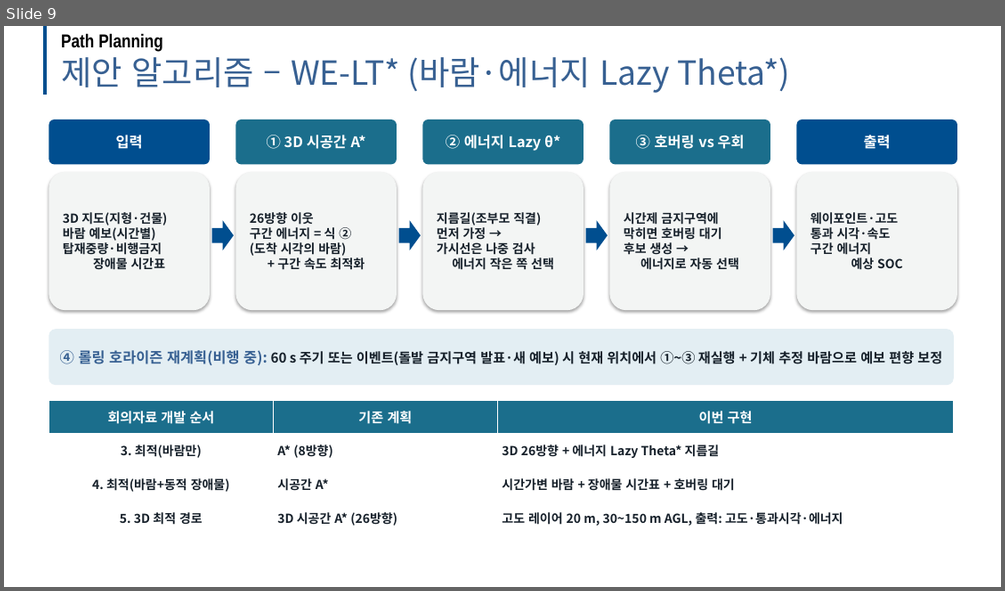
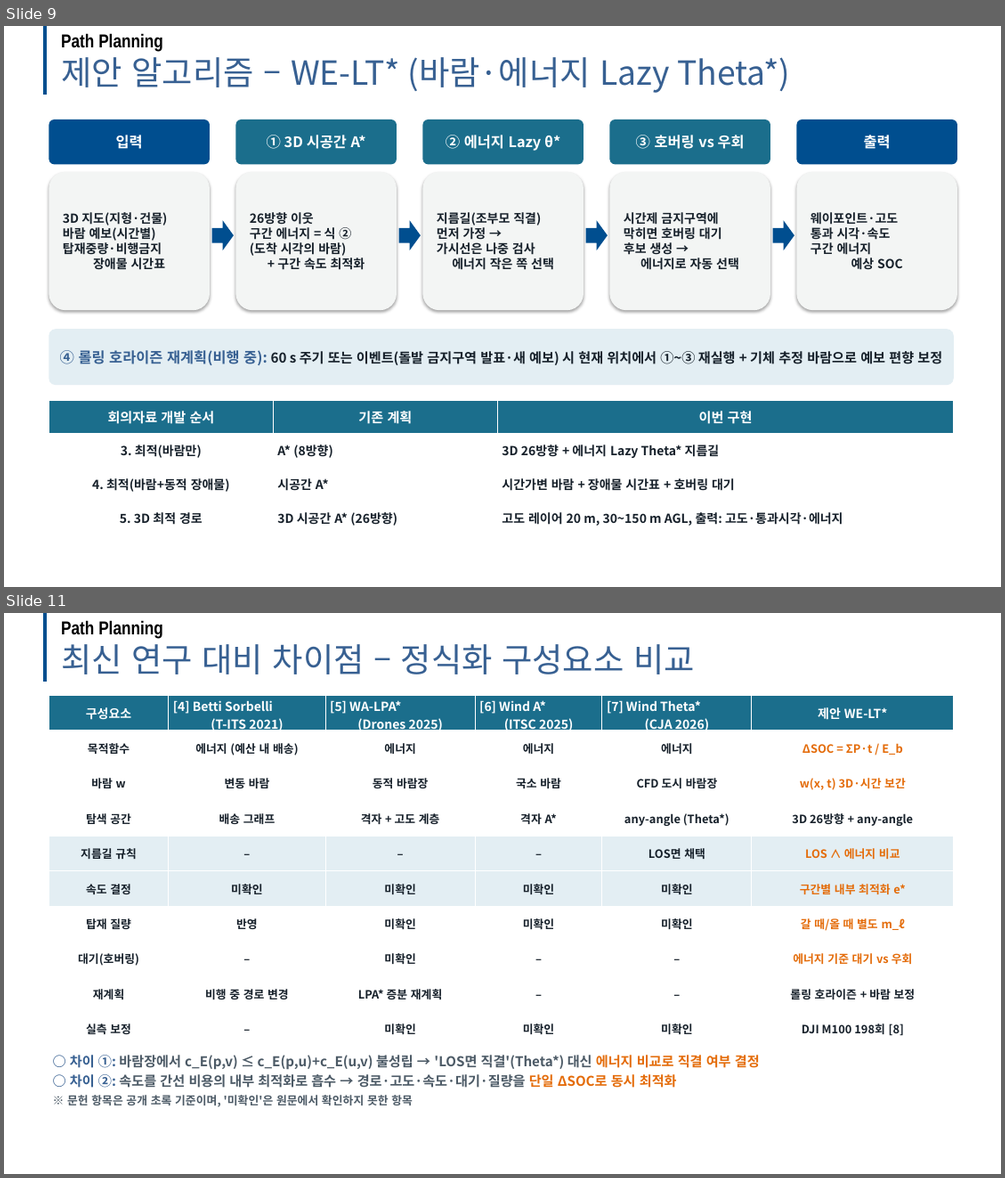
Before and after one commit to dnfl5345/Drone_path_opt, a slide deck: docs/drone_soc_path_planning_dev.pptx. Shown one above the other, each under a label of ours: slide 9 before the commit, slides 9 and 11 after it; the slides between them are not shown. The pictures are 1005x591 and 1005x1178 pixels, drawn with LibreOffice and Linux fonts; fonts in the diff are those of the drawing; background and template pictures are left out. Boxes give left, top, right and bottom in pixels: in the first picture for what was removed or moved away, otherwise in the second. Text is boxed around its words. In the diff, an @@ line names an element or a change of style, - is before the commit and + after.

```diff
--- a/docs/drone_soc_path_planning_dev.pptx
+++ b/docs/drone_soc_path_planning_dev.pptx
@@ slide 11 added at [4,613,1001,1174], background #FFFFFF @@
@@ line added from (44, 613) to (44, 682), #004E8F 3.5 pt @@
@@ text added at [61,638,695,674], 32 pt, text #376092 @@
+최신 연구 대비 차이점 – 정식화 구성요소 비교
@@ text added at [61,620,163,639], 18 pt, text #000000, bold @@
+Path Planning
@@ table added at [48,695,954,1046], 10 rows, 6 columns @@
+구성요소 | [4] Betti Sorbelli (T-ITS 2021) | [5] WA-LPA* (Drones 2025) | [6] Wind A* (ITSC 2025) | [7] Wind Theta* (CJA 2026) | 제안 WE-LT*
+목적함수 | 에너지 (예산 내 배송) | 에너지 | 에너지 | 에너지 | ΔSOC = ΣP·t / E_b
+바람 w | 변동 바람 | 동적 바람장 | 국소 바람 | CFD 도시 바람장 | w(x, t) 3D·시간 보간
+탐색 공간 | 배송 그래프 | 격자 + 고도 계층 | 격자 A* | any-angle (Theta*) | 3D 26방향 + any-angle
+지름길 규칙 | – | – | – | LOS면 채택 | LOS ∧ 에너지 비교
+속도 결정 | 미확인 | 미확인 | 미확인 | 미확인 | 구간별 내부 최적화 e*
+탑재 질량 | 반영 | 미확인 | 미확인 | 미확인 | 갈 때/올 때 별도 m_ℓ
+대기(호버링) | – | 미확인 | – | – | 에너지 기준 대기 vs 우회
+재계획 | 비행 중 경로 변경 | LPA* 증분 재계획 | – | – | 롤링 호라이즌 + 바람 보정
+실측 보정 | – | 미확인 | 미확인 | 미확인 | DJI M100 198회 [8]
@@ text added at [67,1054,760,1107], 13 pt, text #4C5A66, bold @@
+○ 차이 ①: 바람장에서 c_E(p,v) ≤ c_E(p,u)+c_E(u,v) 불성립 → 'LOS면 직결'(Theta*) 대신 에너지 비교로 직결 여부 결정
+○ 차이 ②: 속도를 간선 비용의 내부 최적화로 흡수 → 경로·고도·속도·대기·질량을 단일 ΔSOC로 동시 최적화
+※ 문헌 항목은 공개 초록 기준이며, '미확인'은 원문에서 확인하지 못한 항목
```
Also in this commit, not shown: 2 slides changed, 3 other slides added, 13 other files.
